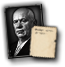
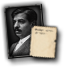
Layered file, before and after one edit (65 × 67). Changes by layer:
added layer "FRA_Pierre_Laval" in group "Ministers" over [9, 7, 38, 57]
hid "MDA_Nikita_Khrushchev" over [9, 7, 38, 57]
